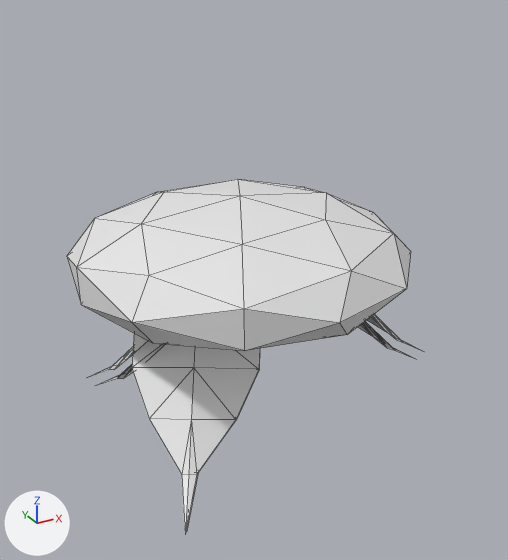
The glTF model models/world/sunflower-1.glb as it was, and as the next commit left it.
Rendered twice from a camera (50 mm lens) standing at (-0.319, -0.609, 0.271) and looking at (0.02, 0.006, -0.036). Arrows for +X, +Y and +Z are at lower left; the lights stay in place. The picture after the commit comes second. Mesh edges are drawn as thin lines. Vertices at exactly the same position are counted once.

Before the edit, the objects in view are built like this:
```python
mat_vc = principled_material('vc')
mat_vc.base_color = (0.8, 0.8, 0.8)  # white #e7e7e7
me_mesh_0 = bpy.data.meshes.new('Mesh_0')
me_mesh_0.from_pydata(...)  # 160 vertices, 216 faces; spans x -0.171..0.275, y -0.18..0.18, z -0.2..0.063
me_mesh_0.materials.append(mat_vc)  # white #e7e7e7
ob_sunflower_1 = bpy.data.objects.new('sunflower-1', me_mesh_0)
ob_sunflower_1.location = (0.0, 0.0, 0.0)
```
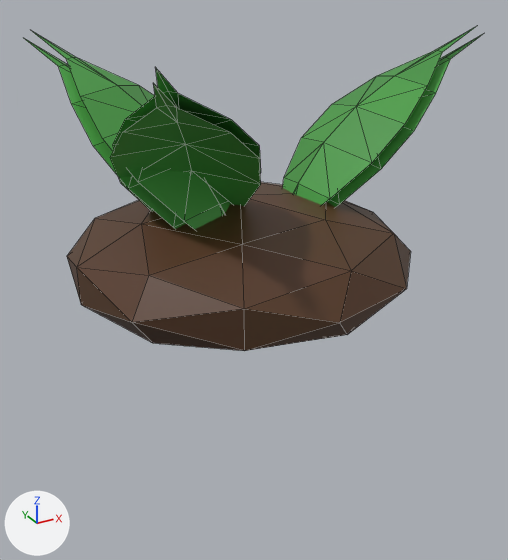
What differs and where, as boxes (x1, y1, x2, y2) in the pictures (508 x 560 px; the box of a moved part takes in the faces that stretch with it):
'sunflower-1', recoloured, reshaped (darker, 30% wider, 8% shorter): before (67, 179, 420, 532); after (25, 26, 483, 351)
part 1 of me_mesh_0, moved or reshaped: before (90, 314, 420, 532); after (25, 26, 483, 229)

The change, as a list of edits to the scene's bpy script:
```text
Change mat_vc:
    add n2 = _N.new('ShaderNodeMix'); n2.name = 'Mix'
    add n2.data_type = 'RGBA'
    add n2.blend_type = 'MULTIPLY'
    add n2.inputs[0].default_value = 1.0  # 'Factor'
    add n2.inputs[7].default_value = (0.8, 0.8, 0.8, 1.0)  # 'B', white #e7e7e7
    add n3 = _N.new('ShaderNodeVertexColor'); n3.name = 'Color Attribute'
    where n0 = _N.new('ShaderNodeBsdfPrincipled'); n0.name = 'Principled BSDF'
    add _L.new(n2.outputs[2], n0.inputs[0])  # 'Result' to 'Base Color'
    add _L.new(n3.outputs[0], n2.inputs[6])  # 'Color' to 'A'
Change me_mesh_0:
    used by ob_sunflower_1; location = (0.0, 0.0, 0.0)
    remove me_mesh_0.from_pydata(...)  # 160 vertices, 216 faces; spans x -0.171..0.275, y -0.18..0.18, z -0.2..0.063
    add me_mesh_0.from_pydata(...)  # 160 vertices, 216 faces; spans x -0.171..0.313, y -0.184..0.184, z -0.063..0.216
    me_mesh_0 part 1: 112 of 160 vertices moved; they spanned x -0.138..0.275, y -0.152..0.152, z -0.2..0.021 and now span x -0.156..0.313, y -0.184..0.184, z 0.012..0.216; mean shift (0.001, 0.0, 0.215); largest move (0.263, 0.0, -0.2) -> (0.313, 0.0, 0.208)
```
